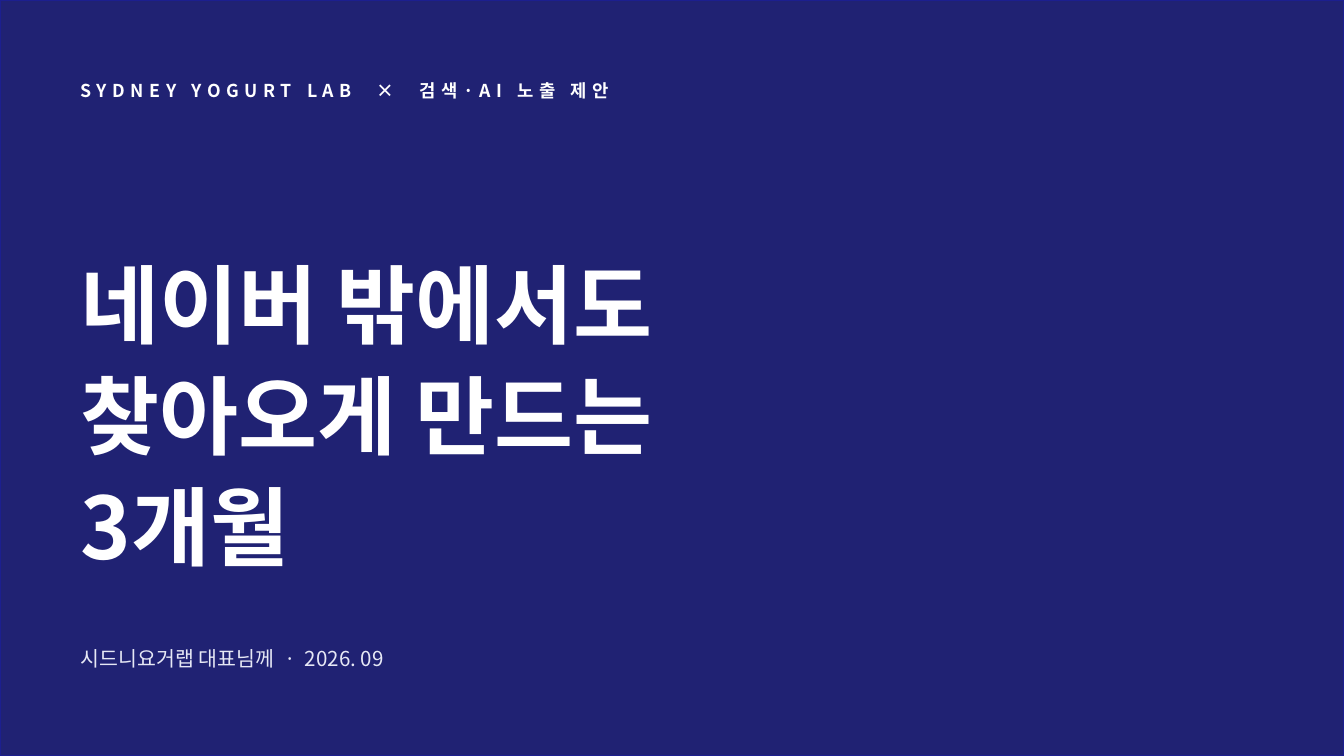
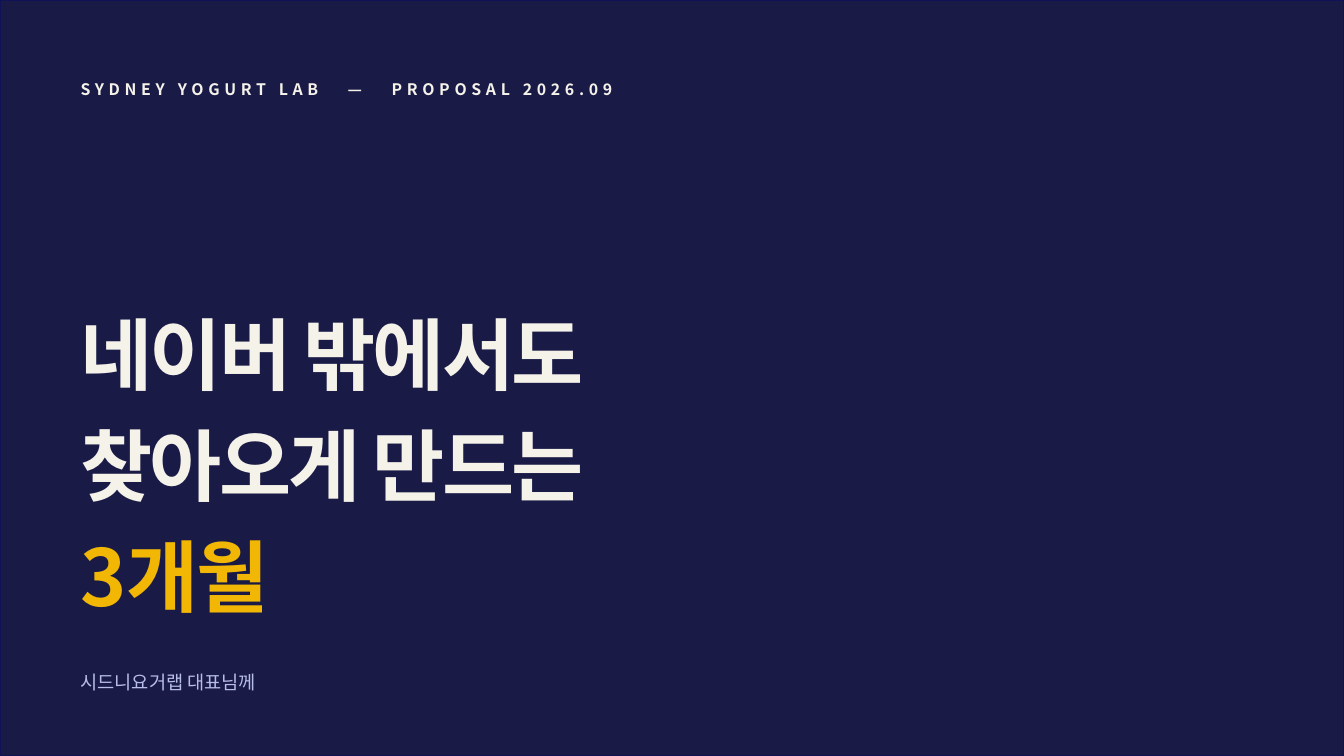
Before and after one commit to severaljama-hue/advertising-agency, a slide deck: slide 1 of docs/sydney-yogurt-lab/proposal.pptx. Drawn at 1344x756 pixels with LibreOffice and Linux fonts; fonts in the diff are those of the drawing; background and template pictures are left out; a plain dark background stands for a picture behind light text. Boxes give left, top, right and bottom in pixels: in the first picture for what was removed or moved away, otherwise in the second. Text is boxed around its words. In the diff, an @@ line names an element or a change of style, - is before the commit and + after.

```diff
--- a/docs/sydney-yogurt-lab/proposal.pptx
+++ b/docs/sydney-yogurt-lab/proposal.pptx
@@ rectangle at (x1=0, y1=0, x2=1344, y2=755): fill #1C1F8F at 72% opacity to #0F1257 at 62% opacity; outline #1C1F8F 1 pt to #0F1257 1 pt @@
@@ text at (x1=81, y1=83, x2=612, y2=95): text changed; size 9.5 to 8.5 pt; text colour #FFFFFF to #F5F2EA @@
-SYDNEY YOGURT LAB × 검색·AI 노출 제안
+SYDNEY YOGURT LAB — PROPOSAL 2026.09
@@ text "네이버 밖에서도" moved from (x1=81, y1=265, x2=653, y2=567) to (x1=81, y1=318, x2=584, y2=613) @@
@@ text "네이버 밖에서도" at (x1=81, y1=318, x2=584, y2=613): size 46 to 42 pt, letter spacing 0 to -1.5 pt; text colour #FFFFFF to #F5F2EA in "네이버 밖에서도", "찾아오게 만드는"; text colour #FFFFFF to #F2B705 in "3개월"; line spacing 1.08 to 1.18; vertical alignment middle to top @@
@@ text at (x1=81, y1=673, x2=256, y2=691): text changed; size 11 to 10 pt; text colour #E6E8F5 to #B7BCE8 @@
-시드니요거랩 대표님께 · 2026. 09
+시드니요거랩 대표님께
```
Also in this commit, not shown: 11 other slides changed, 1 other file.
